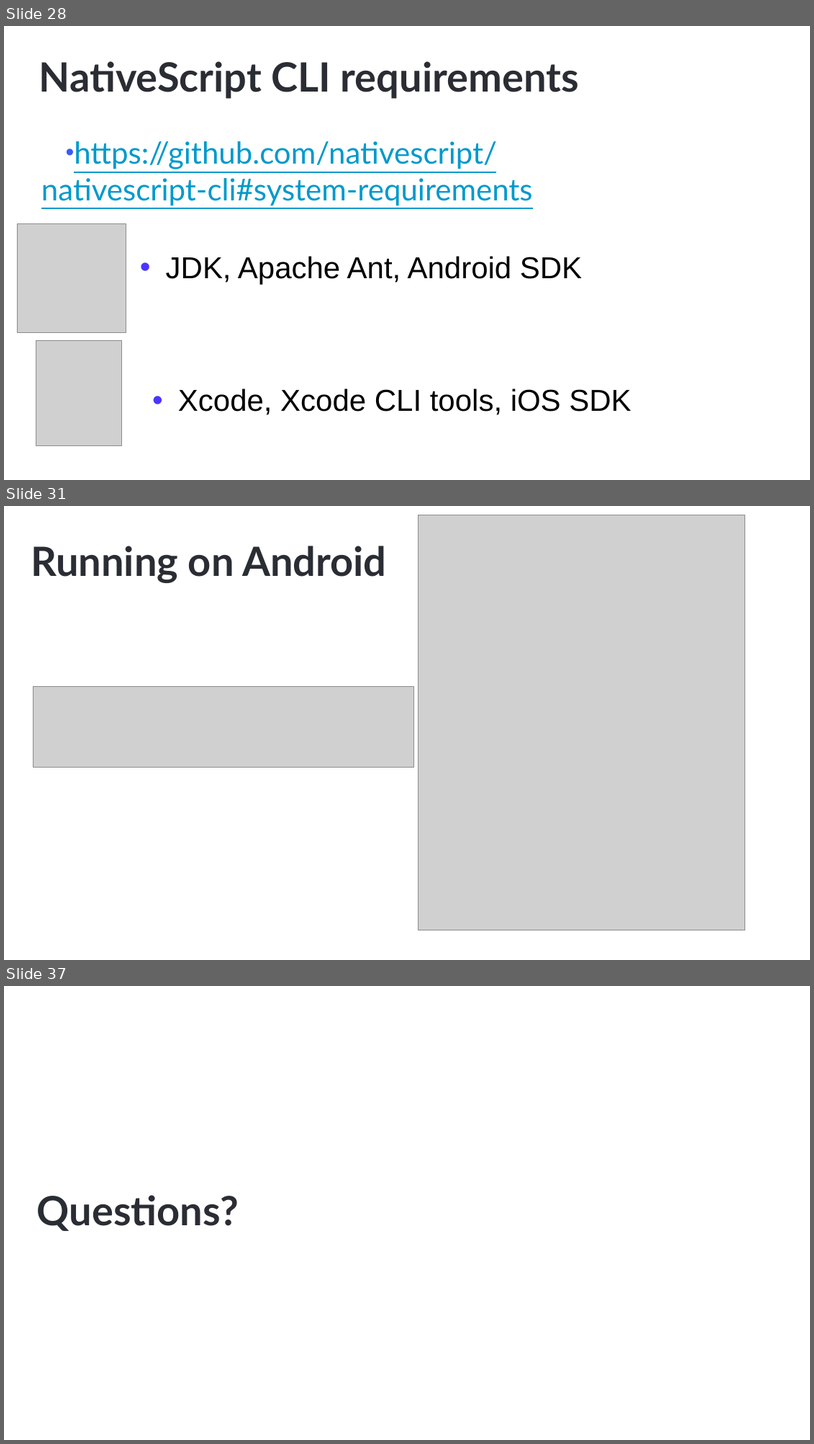
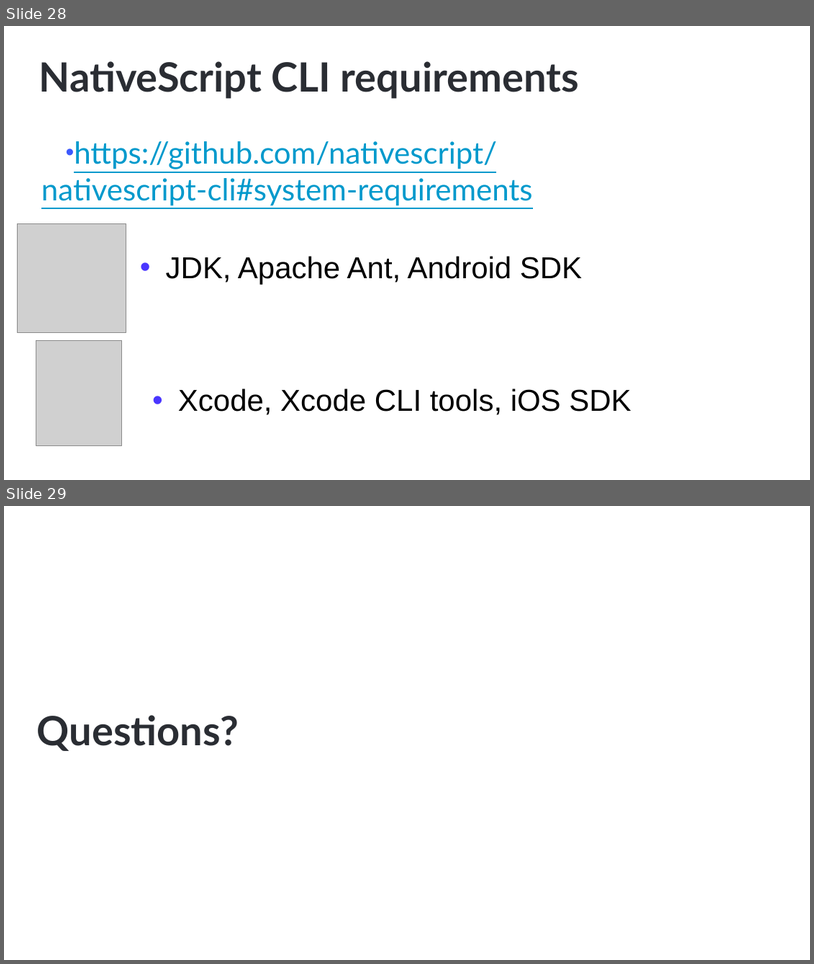
Before and after one commit to NativeScript/NativeScript-NEXT-Workshop, a slide deck: slides/1-Intro/intro.pptx. Shown one above the other, each under a label of ours: slides 28, 31 and 37 before the commit, slides 28 and 29 after it; the slides between them are not shown. The pictures are 814x1444 and 814x964 pixels, drawn with LibreOffice and Linux fonts; fonts in the diff are those of the drawing; grey boxes stand for pictures; background and template pictures are left out. Boxes give left, top, right and bottom in pixels: in the first picture for what was removed or moved away, otherwise in the second. Text is boxed around its words. In the diff, an @@ line names an element or a change of style, - is before the commit and + after.

```diff
--- a/slides/1-Intro/intro.pptx
+++ b/slides/1-Intro/intro.pptx
@@ slide 31 removed at <box>4,506,810,960</box>, background #FFFFFF @@
@@ picture removed at <box>419,515,746,930</box> @@
@@ title removed at <box>31,546,386,583</box> @@
-Running on Android
@@ picture removed at <box>33,686,415,767</box> @@
@@ what was slide 37 is now slide 29 @@
```
Also in this commit, not shown: 2 slides changed, 7 other slides removed, 1 other file.
